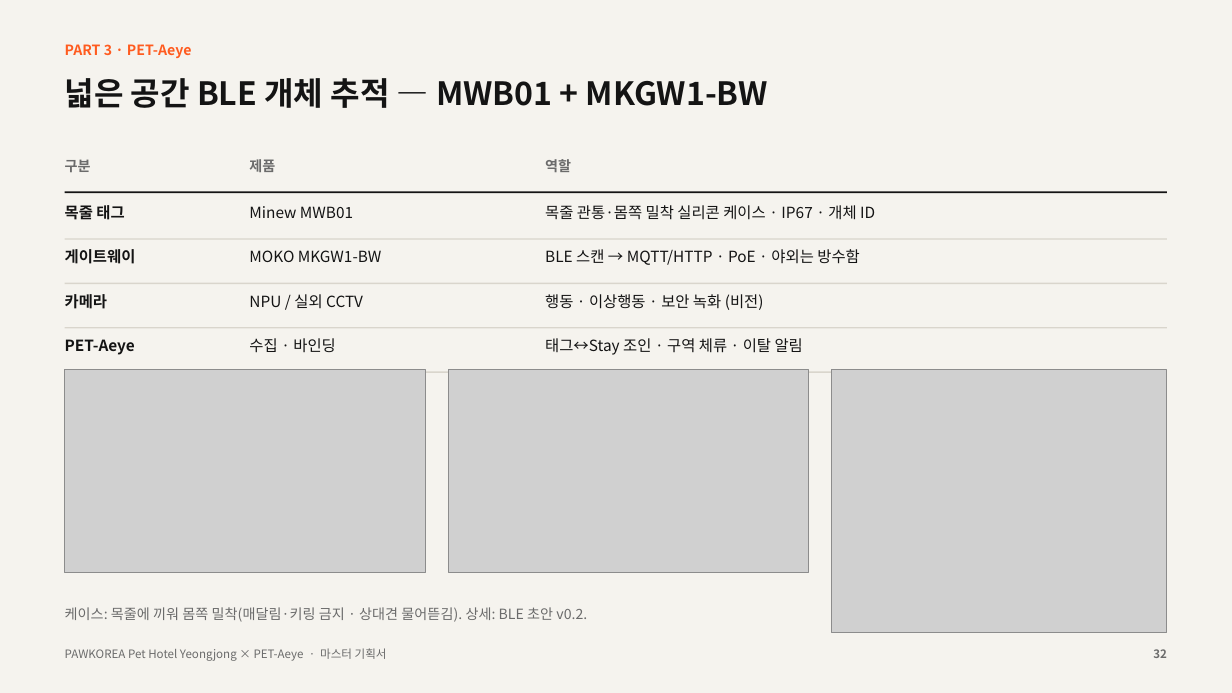
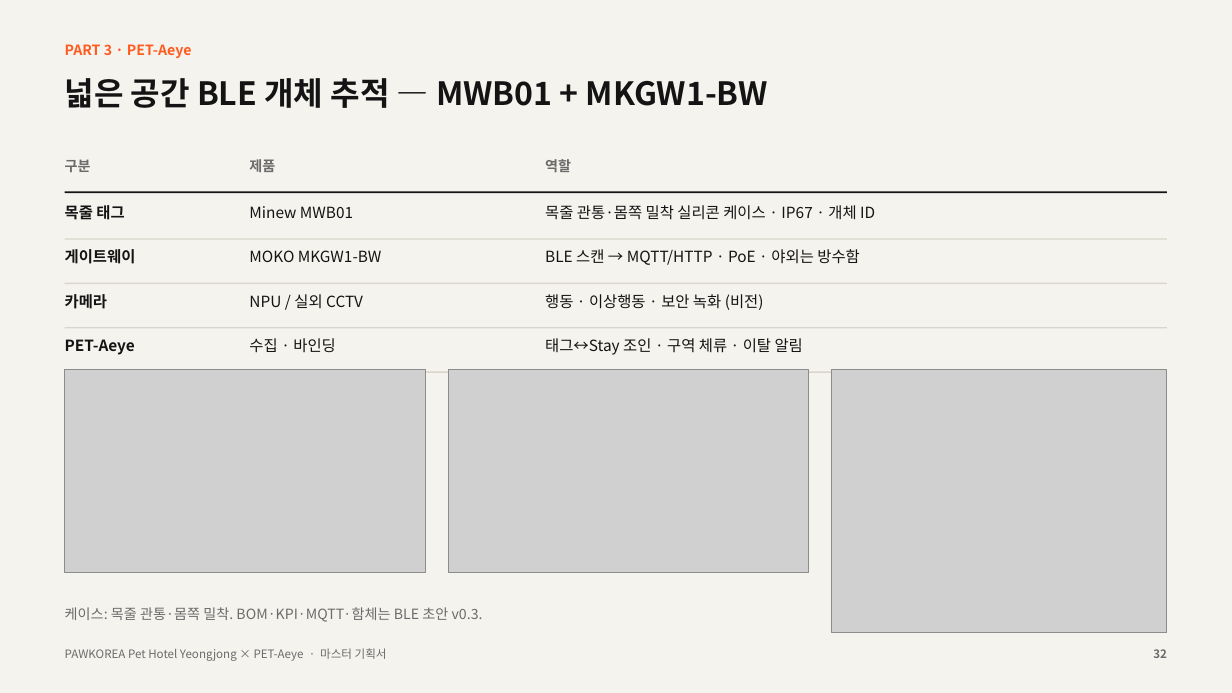
Before and after one commit to kurtkorea/pet-teamjang, a slide deck: slide 32 of doc/PLAN_PAWKOREA_pet_hotel_PET-Aeye_master_v1.3.1.pptx. Drawn at 1232x693 pixels with LibreOffice and Linux fonts; fonts in the diff are those of the drawing; grey boxes stand for pictures. Boxes give left, top, right and bottom in pixels: in the first picture for what was removed or moved away, otherwise in the second. Text is boxed around its words. In the diff, an @@ line names an element or a change of style, - is before the commit and + after.

```diff
--- a/doc/PLAN_PAWKOREA_pet_hotel_PET-Aeye_master_v1.3.1.pptx
+++ b/doc/PLAN_PAWKOREA_pet_hotel_PET-Aeye_master_v1.3.1.pptx
@@ text at bbox=[65, 607, 483, 622]: text changed @@
-케이스: 목줄에 끼워 몸쪽 밀착(매달림·키링 금지 · 상대견 물어뜯김). 상세: BLE 초안 v0.2.
+케이스: 목줄 관통·몸쪽 밀착. BOM·KPI·MQTT·함체는 BLE 초안 v0.3.
```
Also in this commit, not shown: 7 other files.
